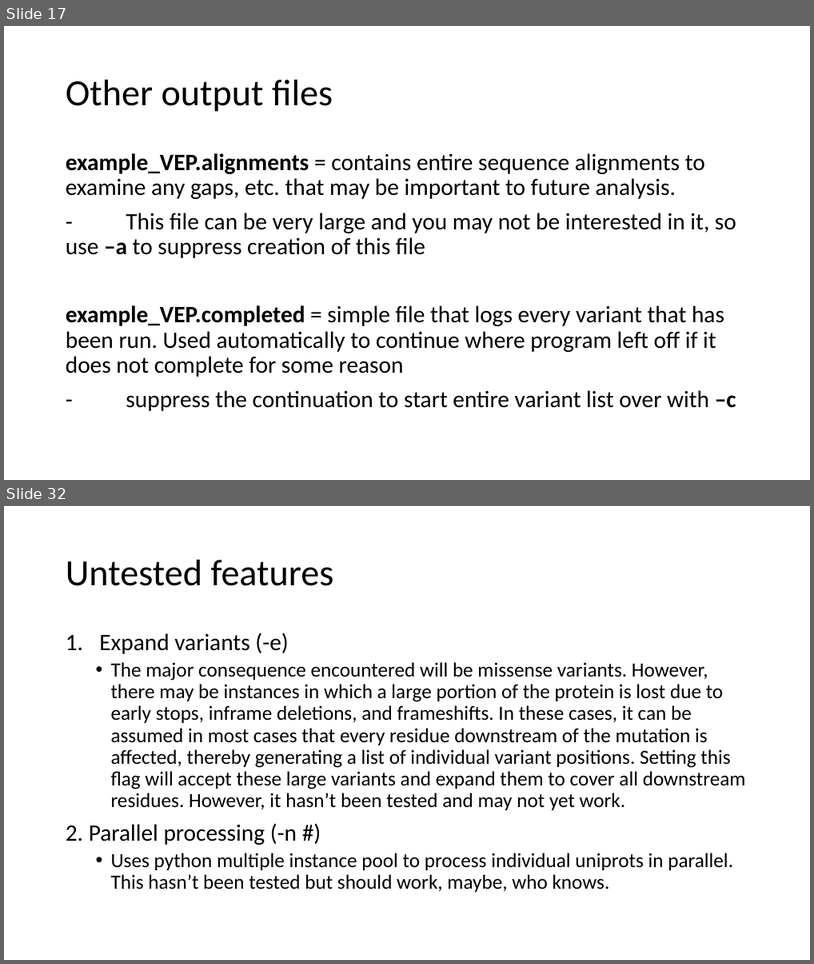
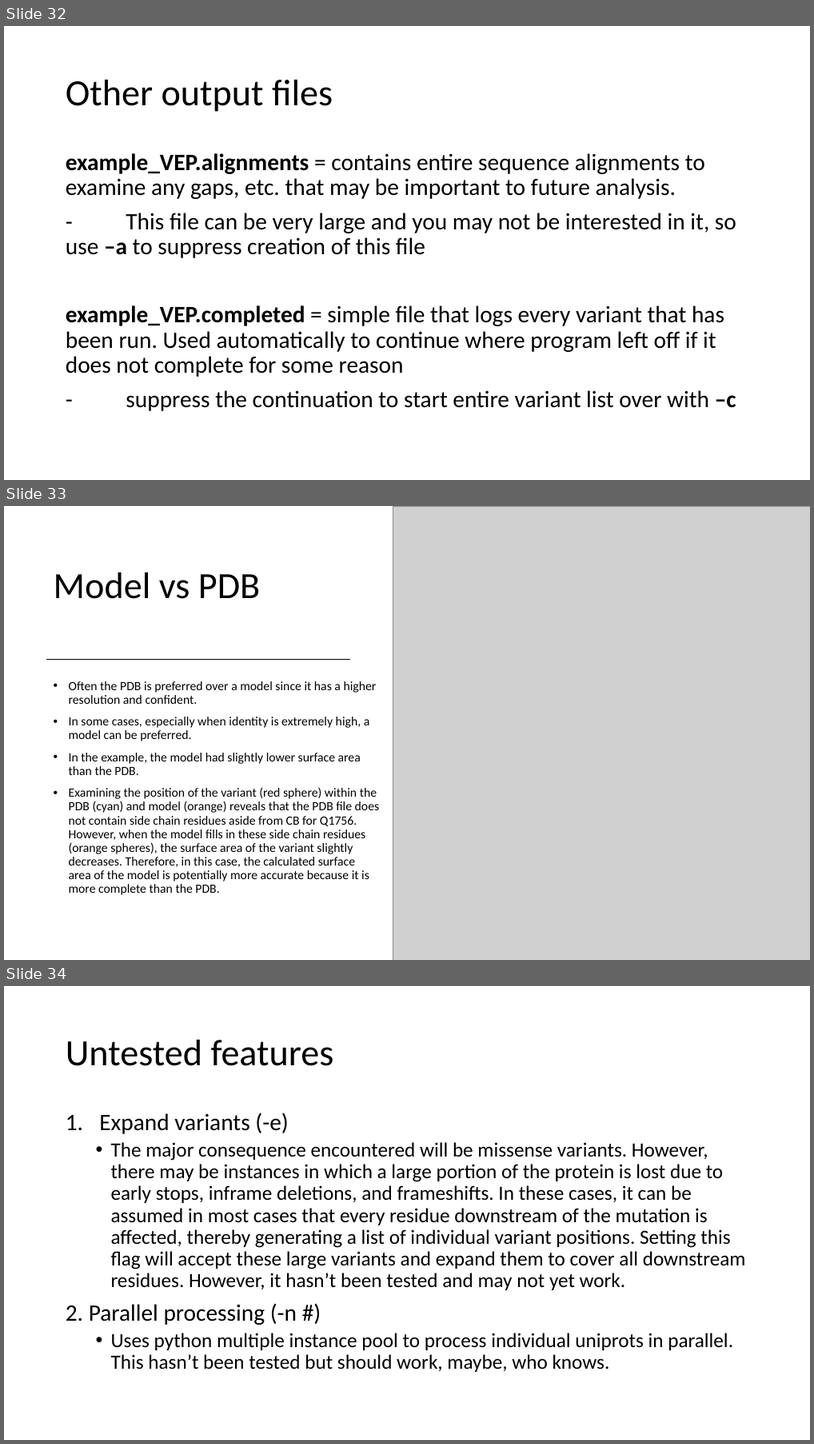
Before and after one commit to gsliwoski/cast_variant, a slide deck: tutorial.pptx. Shown one above the other, each under a label of ours: slides 17 and 32 before the commit, slides 32, 33 and 34 after it; the slides between them are not shown. The pictures are 814x964 and 814x1444 pixels, drawn with LibreOffice and Linux fonts; fonts in the diff are those of the drawing; grey boxes stand for pictures. Boxes give left, top, right and bottom in pixels: in the first picture for what was removed or moved away, otherwise in the second. Text is boxed around its words. In the diff, an @@ line names an element or a change of style, - is before the commit and + after.

```diff
--- a/tutorial.pptx
+++ b/tutorial.pptx
@@ slide 33 added at box(4, 506, 810, 960), background #FFFFFF @@
@@ picture added at box(393, 506, 810, 960) @@
@@ title added at box(54, 572, 260, 599), 44 pt, text #000000 @@
+Model vs PDB
@@ line added from (47, 659) to (350, 659), #000000 1.5 pt @@
@@ text added at box(69, 681, 380, 895), 15 pt, text #000000 @@
+• Often the PDB is preferred over a model since it has a higher resolution and confident.
+• In some cases, especially when identity is extremely high, a model can be preferred.
+• In the example, the model had slightly lower surface area than the PDB.
+• Examining the position of the variant (red sphere) within the PDB (cyan) and model (orange) reveals that the PDB file does not contain side chain residues aside from CB for Q1756. However, when the model fills in these side chain residues (orange spheres), the surface area of the variant slightly decreases. Therefore, in this case, the calculated surface area of the model is potentially more accurate because it is more complete than the PDB.
@@ what was slide 17 is now slide 32 @@
@@ what was slide 32 is now slide 34 @@
```
Also in this commit, not shown: 1 other slide added, 2 other files.
